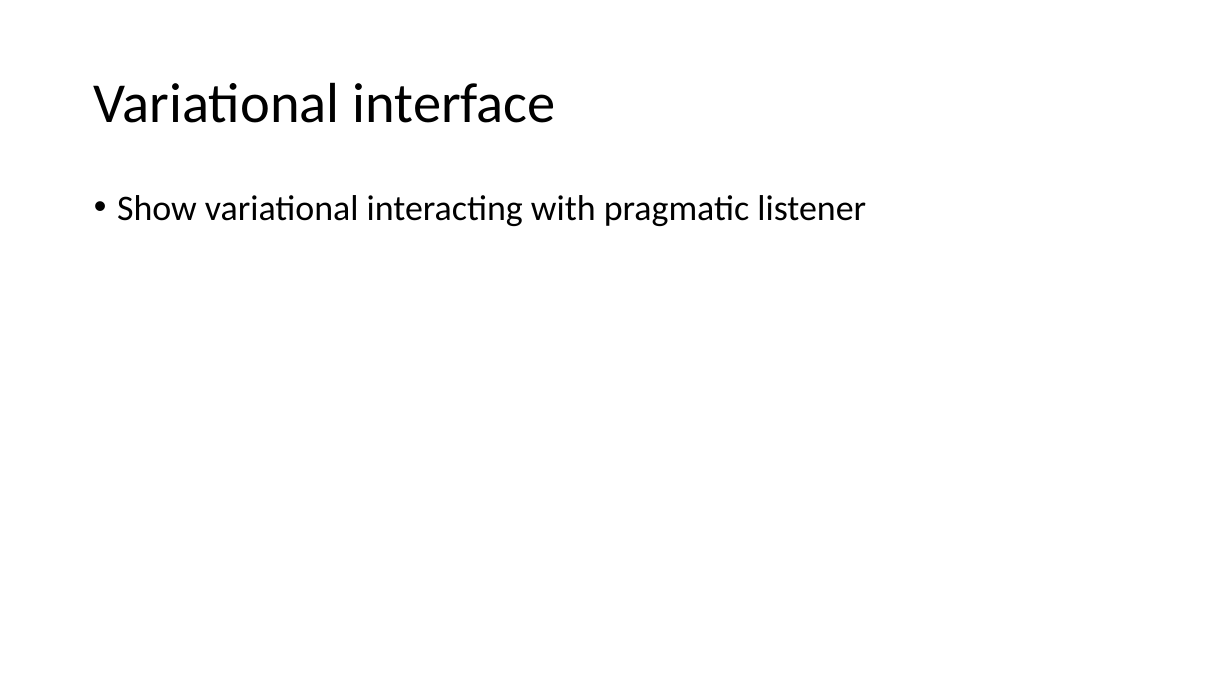
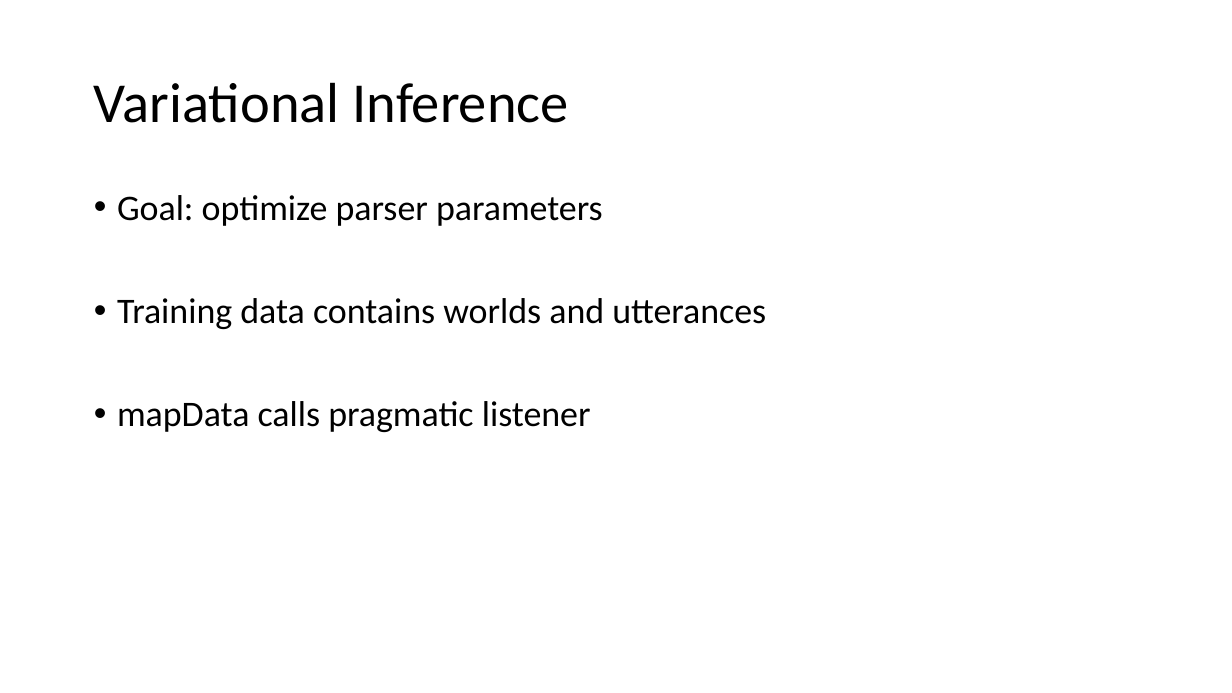
Before and after one commit to JsonFreeman/semppl, a slide deck: slide 6 of LabMeeting.pptx (slide 5 before the commit). Drawn at 1232x693 pixels with LibreOffice and Linux fonts; fonts in the diff are those of the drawing. Boxes give left, top, right and bottom in pixels: in the first picture for what was removed or moved away, otherwise in the second. Text is boxed around its words. In the diff, an @@ line names an element or a change of style, - is before the commit and + after.

```diff
--- a/LabMeeting.pptx
+++ b/LabMeeting.pptx
@@ title at (94,82,569,123): text changed @@
-Variational interface
+Variational Inference
@@ text at (117,195,766,432): text changed @@
-• Show variational interacting with pragmatic listener
+• Goal: optimize parser parameters
+• Training data contains worlds and utterances
+• mapData calls pragmatic listener
```
Also in this commit, not shown: 7 other slides changed, 4 slides added, 1 slide removed.
